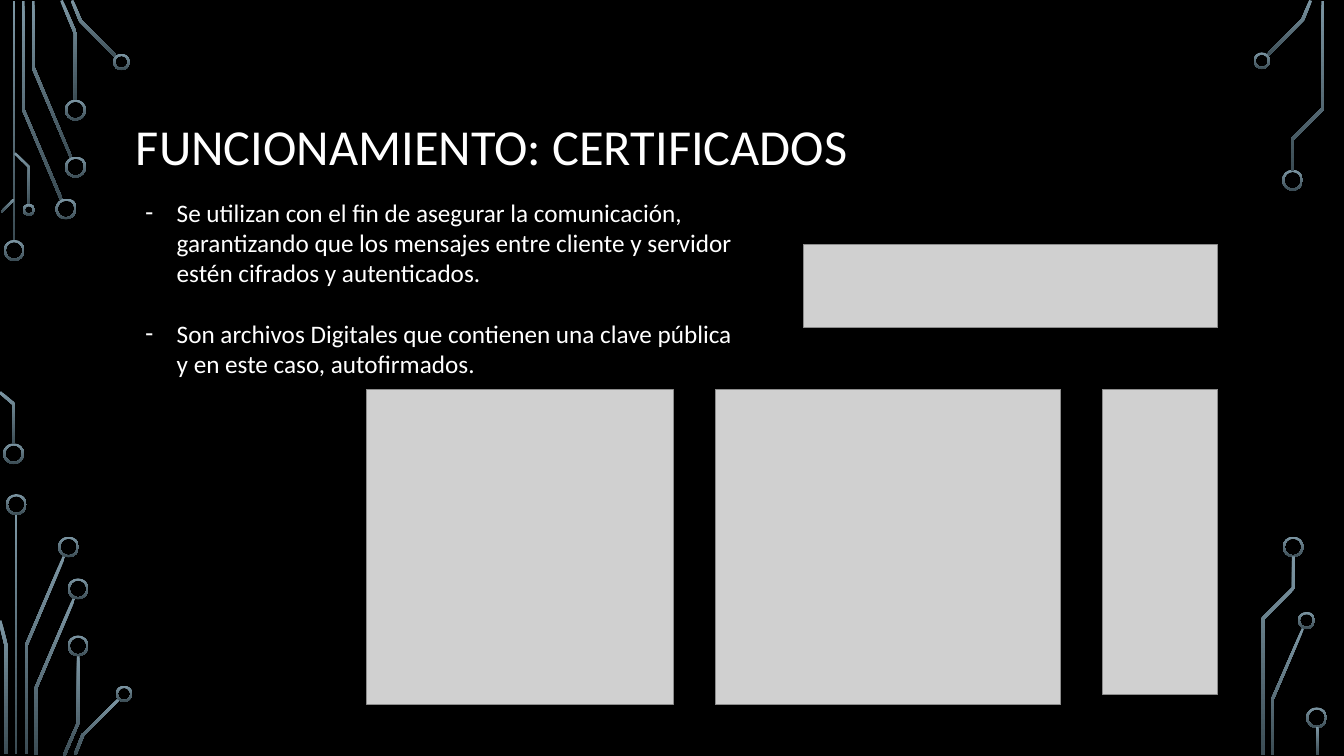
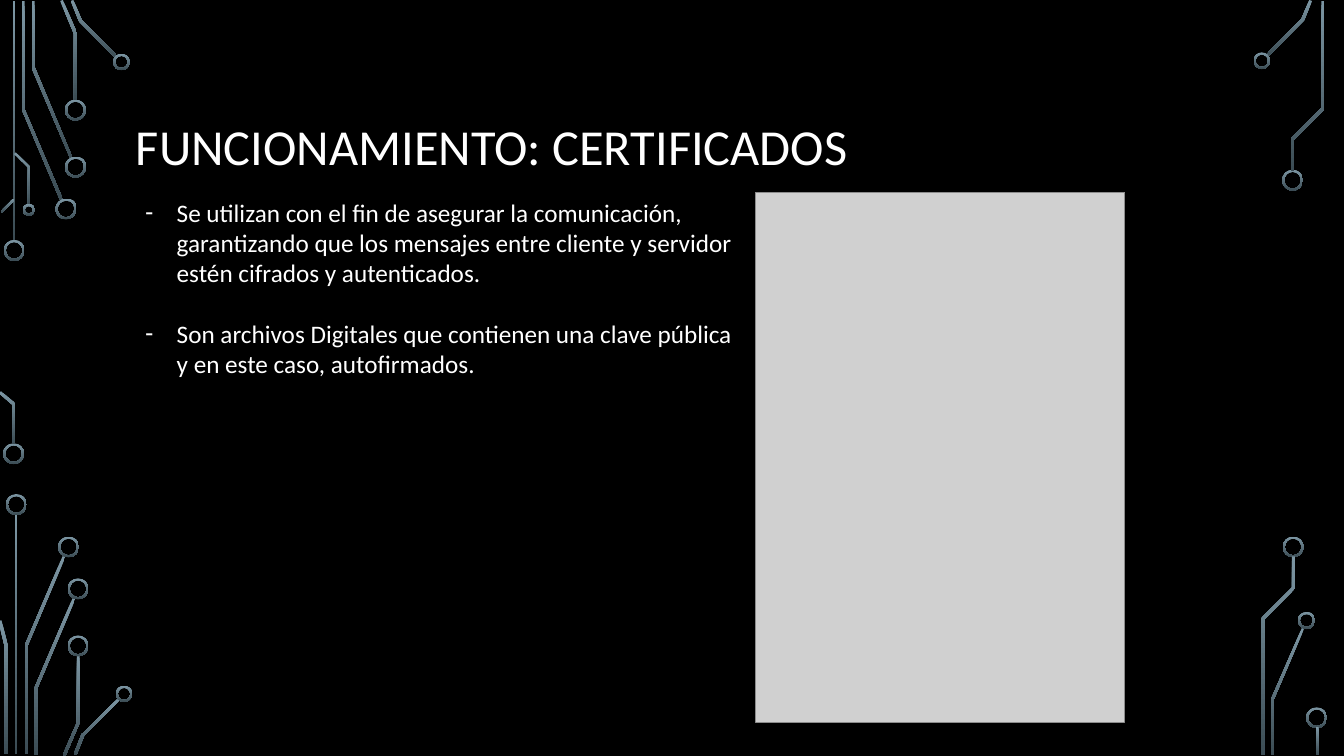
Before and after one commit to ManelDiaz/Reto_Envio, a slide deck: slide 8 of RETO 2 Envío de datos.pptx (slide 7 before the commit). Drawn at 1344x756 pixels with LibreOffice and Linux fonts; fonts in the diff are those of the drawing; grey boxes stand for pictures; background and template pictures are left out. Boxes give left, top, right and bottom in pixels: in the first picture for what was removed or moved away, otherwise in the second. Text is boxed around its words. In the diff, an @@ line names an element or a change of style, - is before the commit and + after.

```diff
--- a/RETO 2 Envío de datos.pptx
+++ b/RETO 2 Envío de datos.pptx
@@ picture added at (x1=755, y1=193, x2=1125, y2=723) @@
@@ picture removed at (x1=804, y1=245, x2=1218, y2=328) @@
@@ picture removed at (x1=367, y1=389, x2=674, y2=705) @@
@@ picture removed at (x1=715, y1=389, x2=1061, y2=705) @@
@@ picture removed at (x1=1103, y1=389, x2=1218, y2=695) @@
```
Also in this commit, not shown: 3 other slides changed, 4 slides added.
